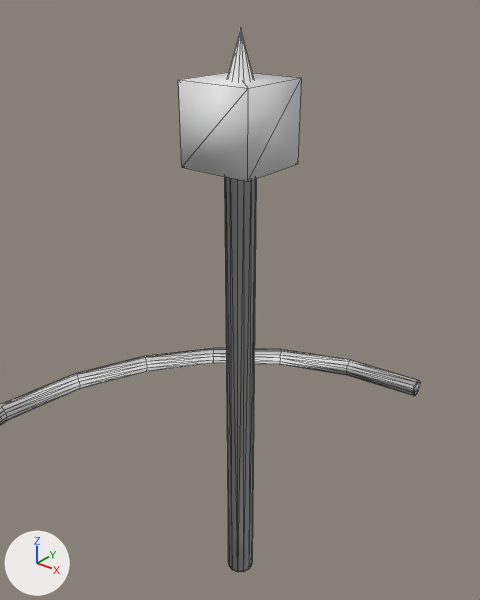
The OBJ model AVT_start/AVT_start/res/meshes/Gizmos/RotationGizmo.obj as it was, and as the next commit left it.
Before and after are seen from a 50 mm camera at (0.609, -0.762, 1.058) aimed at (-0.022, 0.026, 0.569). Arrows for +X, +Y and +Z are at lower left; the lights stay in place. Mesh edges are drawn as thin lines. Where no turn or scale is listed for an object, it has been applied to the vertices.

Objects in the first picture: 'Cylinder.002', 'Scale_Cylinder', 'translation_Cylinder.001'.
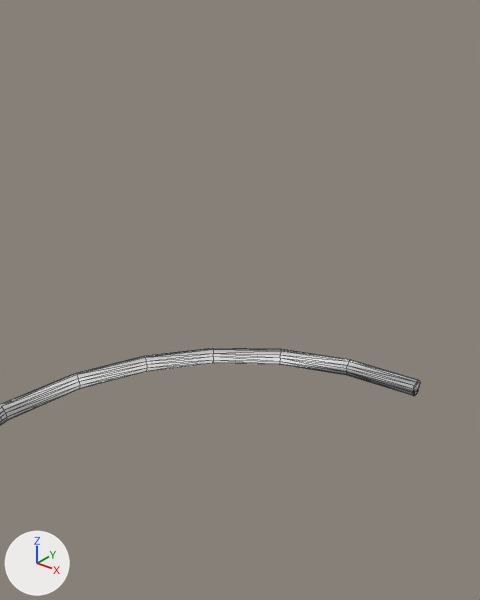
Commit message: gizmo model fix

Edits to the scene script, one JSON object a line:
```json
{"op": "remove", "block": "ob_scale_cylinder", "code": ["ob_scale_cylinder = bpy.data.objects.new('Scale_Cylinder', me_scale_cylinder)", "ob_scale_cylinder.location = (0.0, 0.0, 0.0)"]}
{"op": "remove", "block": "ob_translation_cylinder_001", "code": ["ob_translation_cylinder_001 = bpy.data.objects.new('translation_Cylinder.001', me_translation_cylinder_001)", "ob_translation_cylinder_001.location = (0.0, 0.0, 0.0)"]}
```

What differs and where, as boxes (x1, y1, x2, y2) in the pictures (480 x 600 px):
```json
{"object": "Scale_Cylinder", "change": "deleted", "before": [178, 72, 302, 182]}
{"object": "translation_Cylinder.001", "change": "deleted", "before": [224, 28, 256, 572]}
```
